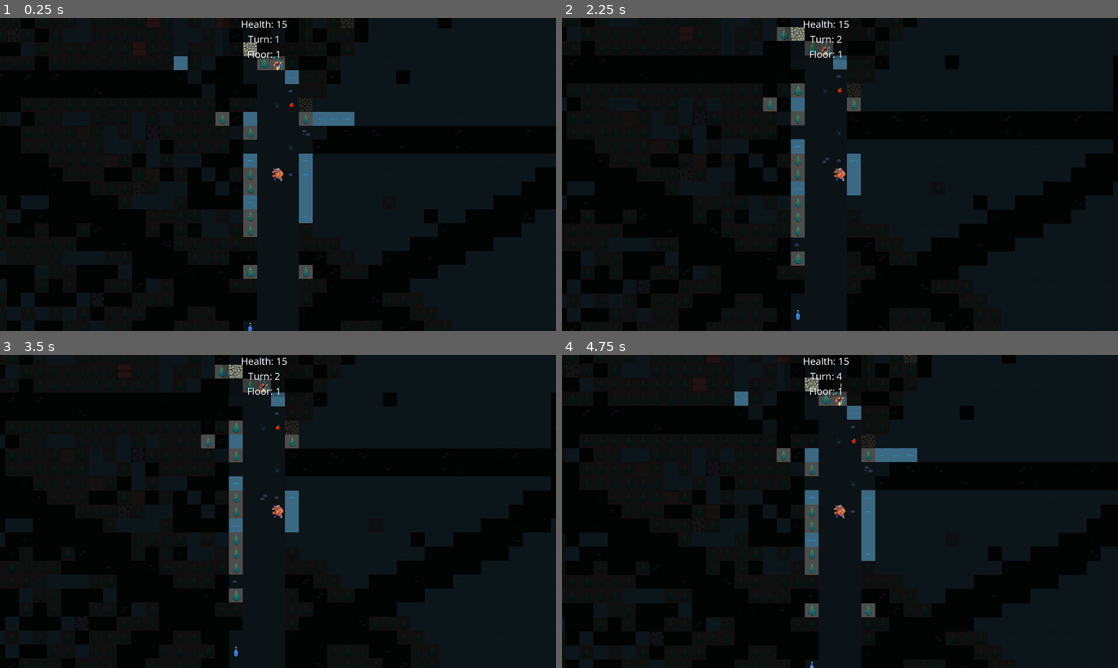
Above: before the commit, frames 1-4 (two rows, left to right).
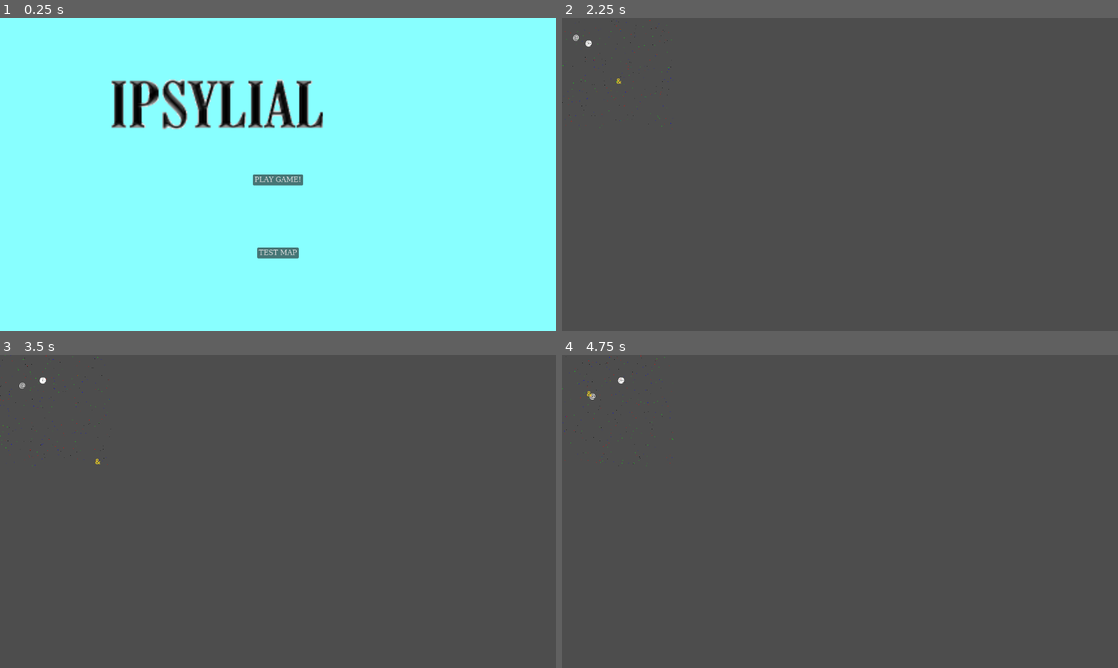
Above: after the commit, the same moments.

Repository: langel/ipsylial
Game: Godot game, scene res://scenes/main.tscn
Same seed, same stepped clock (60 frames per second), same inputs: the game is played once before the commit and once after it. Before the commit the project starts from res://scenes/game.tscn.
Inputs (mouse positions are in pixels of both pictures, inside the frame that each line leads up to):
- Up to frame 1 (0.25 s): no input
- Up to frame 2 (2.25 s): click (840, 180) at 0.5 s, where only the run after the commit has a clickable "PLAY GAME!"; move the mouse to (962, 158) at 1.27 s; hold D (move_right) 1.28-2.03 s; tap Space (space) at 1.35 s; tap Enter at 2 s; move the mouse to (728, 190) at 2.02 s; hold S (move_down) from 2.03 s (still down); tap Mouse wheel up (zoom_in) at 2.1 s
- Up to frame 3 (3.5 s): tap Space (space) at 2.75 s; move the mouse to (333, 442) at 2.77 s; release S (move_down) at 2.78 s; hold D (move_right) from 2.78 s (still down); tap Mouse wheel down (zoom_out) at 2.85 s
- Up to frame 4 (4.75 s): move the mouse to (812, 574) at 3.52 s; release D (move_right) at 3.53 s; hold W (move_up) 3.53-4.28 s; tap Space (space) at 3.6 s; tap Enter at 4.25 s; move the mouse to (1006, 558) at 4.27 s; hold A (move_left) from 4.28 s (still down); tap Mouse wheel up (zoom_in) at 4.35 s

The runs differ from the first frame. In frame 1, 99% of the frame differs, in the area x 0-100%, y 0-100%; in frame 2, 99%; in frame 3, 99%; in frame 4, 99%.

Commit message:
terrible logo image sprite

Diff:
--- a/project.godot
+++ b/project.godot
@@ -11,7 +11,7 @@
 [application]
 
 config/name="ipsylial"
-run/main_scene="res://scenes/game.tscn"
+run/main_scene="res://scenes/main.tscn"
 config/features=PackedStringArray("4.3", "GL Compatibility")
 boot_splash/bg_color=Color(0.0705882, 0.054902, 0.0823529, 1)
 boot_splash/image="res://assets/loblast logo.png"
--- a/scenes/main.gd
+++ b/scenes/main.gd
@@ -2,6 +2,8 @@
 
 const GAME_SCENE_PATH = "res://scenes/node_2d_rng_test.tscn"
 const MAP_SCENE_PATH = "res://scenes/game.tscn"
+
+@onready var title_image = $title_image
 
 # Called when the node enters the scene tree for the first time.
 func _ready() -> void:
@@ -12,7 +14,13 @@
 	start_button.connect("pressed", Callable(self, "_on_StartButton_pressed"))
 	map_button.connect("pressed", Callable(self, "_on_MapButton_pressed"))
 
+	title_image.position = Vector2(500,200)
+	title_image.scale = Vector2(3,3)
+
 	pass # Replace with function body.
+
+func _draw():
+	pass
 
 func _on_StartButton_pressed():
 	# Load and switch to the game scene when the button is pressed
--- a/scenes/main.tscn
+++ b/scenes/main.tscn
@@ -1,6 +1,7 @@
-[gd_scene load_steps=3 format=3 uid="uid://c40xnyk34p28h"]
+[gd_scene load_steps=4 format=3 uid="uid://c40xnyk34p28h"]
 
 [ext_resource type="Script" path="res://scenes/main.gd" id="1_6bm1i"]
+[ext_resource type="Texture2D" uid="uid://dffeyov3vshdl" path="res://assets/textures/ipsylial-logo-small.png" id="2_k5dj1"]
 
 [sub_resource type="FontFile" id="FontFile_m4hlp"]
 cache/0/16/0/ascent = 0.0
@@ -64,3 +65,6 @@
 grow_vertical = 2
 theme_override_fonts/font = SubResource("FontFile_m4hlp")
 text = "TEST MAP"
+
+[node name="title_image" type="Sprite2D" parent="."]
+texture = ExtResource("2_k5dj1")
Binary file added: assets/textures/ipsylial-logo-small.png
Not shown, added: assets/textures/ipsylial-logo-small.png.import
